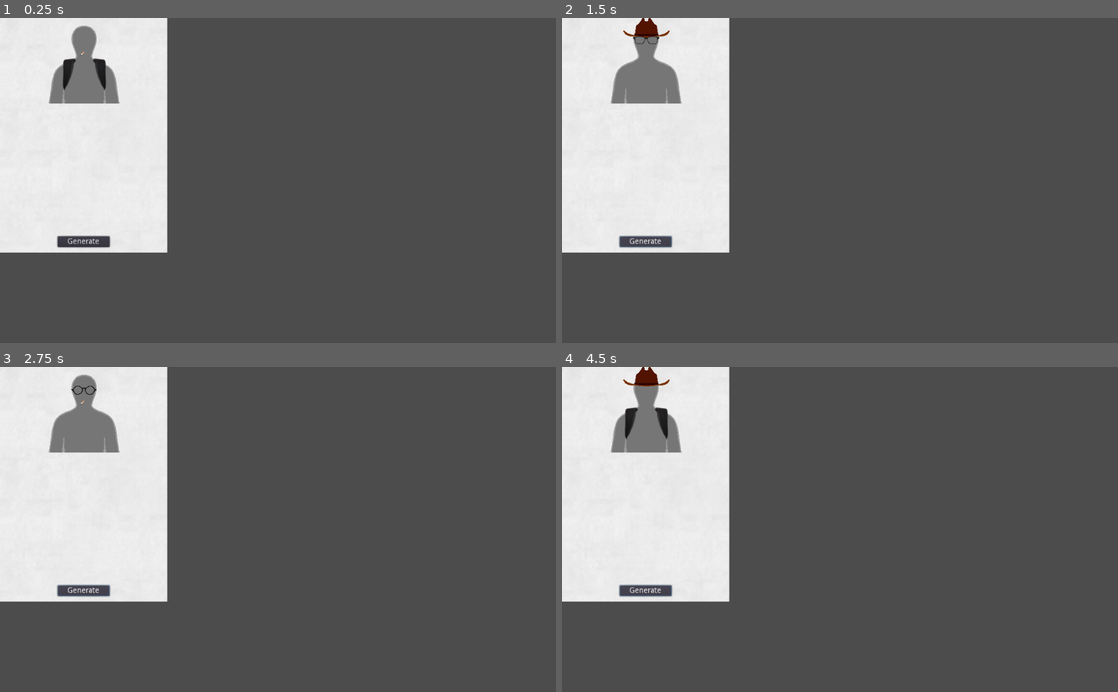
Above: before the commit, frames 1-4 (two rows, left to right).
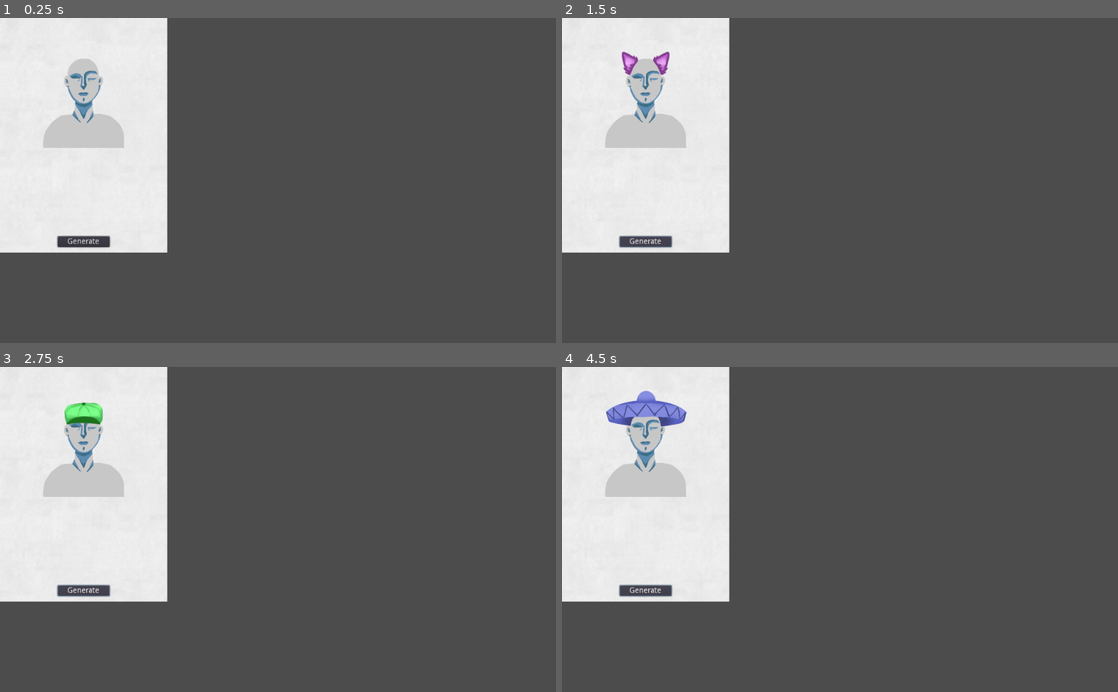
Above: after the commit, the same moments.

Repository: MichaelRRyan/GGJ2021-Rumours
Game: Godot game, scene res://Scenes/Card.tscn
The game is run twice, just before and just after one commit, with the same random seed, the same clock (stepped at 60 frames per second) and the same inputs.
Inputs:
- Up to frame 1 (0.25 s): no input
- Up to frame 2 (1.5 s): click "Generate" at 0.5 s; click "Generate" at 1.25 s
- Up to frame 3 (2.75 s): click "Generate" at 2 s
- Up to frame 4 (4.5 s): tap Enter at 2.75, 4.25 s; tap Space at 3.5 s

The runs differ from the first frame. In frame 1, 3.3% of the frame differs, in the area x 7-23%, y 2-40%; in frame 2, 3.5%; in frame 3, 3.4%; in frame 4, 3.8%, in the area x 7-23%, y 0-40%.

Commit message:
Expanded the names & Added new hat icons + base

Diff:
--- a/Scenes/Card.tscn
+++ b/Scenes/Card.tscn
@@ -3,7 +3,7 @@
 [ext_resource path="res://assets/fonts/Valera.ttf" type="DynamicFontData" id=1]
 [ext_resource path="res://assets/images/paper.png" type="Texture" id=2]
 [ext_resource path="res://scripts/GenerateCharacter.gd" type="Script" id=3]
-[ext_resource path="res://assets/images/playericons/outline.png" type="Texture" id=4]
+[ext_resource path="res://assets/images/newPlayerIcons/Base.png" type="Texture" id=4]
 
 [sub_resource type="DynamicFont" id=1]
 size = 26
@@ -26,9 +26,9 @@
 [node name="TextureRect" type="TextureRect" parent="."]
 anchor_left = 0.5
 anchor_right = 0.5
-margin_left = -79.0
-margin_right = 79.0
-margin_bottom = 158.0
+margin_left = -100.0
+margin_right = 100.0
+margin_bottom = 240.0
 texture = ExtResource( 4 )
 stretch_mode = 5
 __meta__ = {
@@ -54,10 +54,14 @@
 [node name="feature1" type="TextureRect" parent="TextureRect"]
 anchor_right = 1.0
 anchor_bottom = 1.0
+margin_bottom = -1.52588e-05
 
 [node name="feature2" type="TextureRect" parent="TextureRect"]
 anchor_right = 1.0
 anchor_bottom = 1.0
+__meta__ = {
+"_edit_use_anchors_": false
+}
 
 [node name="VBoxContainer" type="VBoxContainer" parent="."]
 anchor_left = 0.5
@@ -65,9 +69,9 @@
 anchor_right = 0.5
 anchor_bottom = 1.0
 margin_left = -130.0
-margin_top = -230.0
+margin_top = -157.0
 margin_right = 130.0
-margin_bottom = -15.0
+margin_bottom = -9.0
 __meta__ = {
 "_edit_use_anchors_": false
 }
--- a/scripts/CharacterData.gd
+++ b/scripts/CharacterData.gd
@@ -35,7 +35,44 @@
 	"Aaron",
 	"Aria",
 	"Katie",
-	"Megan"
+	"Megan",
+	"Philip",
+	"Henry",
+	"Hank",
+	"Rob",
+	"Lee",
+	"Ted",
+	"Aidan",
+	"Fraser",
+	"Dexter",
+	"Nick",
+	"Steven",
+	"Mica",
+	"Zach",
+	"Conor",
+	"Eoin",
+	"Layton",
+	"Gerald",
+	"Lewis",
+	"Lez",
+	"Lola",
+	"Samantha",
+	"Fleur",
+	"Kaitlyn",
+	"Sophie",
+	"Maria",
+	"Mimi",
+	"Barbara",
+	"Isie",
+	"Gloria",
+	"Niamh",
+	"Tess",
+	"Naomi",
+	"Peter",
+	"Dylan",
+	"Willow",
+	"Bernadette"
+
 ]
 
 var last_names = [
@@ -48,5 +85,41 @@
 	"McCann",
 	"Petersen",
 	"Cameron",
-	"Morrison"
+	"Morrison",
+	"Carroll",
+	"Ferguson",
+	"Brando",
+	"Burton",
+	"Park",
+	"Williams",
+	"Kirkland",
+	"Carey",
+	"O'Connor",
+	"Saunders",
+	"Holt",
+	"Spencer",
+	"Johnson",
+	"Miller",
+	"Hamilton",
+	"Trump",
+	"Benally",
+	"Obama",
+	"Calvin",
+	"Kennedy",
+	"Anderson",
+	"Biden",
+	"Cole",
+	"Young",
+	"Hardy",
+	"Forrest",
+	"Howard",
+	"Joestar",
+	"Baker",
+	"Hutchinson",
+	"Cunningham",
+	"Barton",
+	"Byrne",
+	"Bolger",
+	"Power",
+	"Lowwe"
 ]
--- a/scripts/GenerateCharacter.gd
+++ b/scripts/GenerateCharacter.gd
@@ -17,56 +17,49 @@
 
 	#fully generates a character for said player
 func generateCharacter():
-	var feat1 = rng.randi_range(1, 5) #features for overlapping
-	var feat2 = rng.randi_range(1, 5)
+	var feat1 = rng.randi_range(0, 6) #features hat
+	var feat2 = rng.randi_range(0, 5) #features face
 	var alignment = rng.randi_range(1, 2) #1 is innocent and 2 is criminal, this should be divided by playercount
 	var roleTrait #trait determined whether a player is innocent or not
 	var roleTraitDesc #description for above role
 
 	#make sure features dont overlap (currently broken)
-	if feat1 == feat2:
-		if feat1 == 5:
-			feat1 -= 1
-		elif feat1 == 1:
-			feat1 += 1
-		else:
-			feat1 += 1
-	elif feat1 == 3 and feat2 == 4:
-			feat1 -= 1
-	elif feat1 == 4 and feat2 == 3:
-			feat1 += 1
 
-	var firstName = CharacterData.first_names[rng.randi_range(0, 9)]
-	var lastName = CharacterData.last_names[rng.randi_range(0, 9)]
+	var firstName = CharacterData.first_names[rng.randi_range(0, CharacterData.first_names.size() - 1)]
+	var lastName = CharacterData.last_names[rng.randi_range(0, CharacterData.last_names.size() - 1)]
 
 	#set the Name and Last name of the person
 	get_node("TextureRect/Name").text = firstName + " " + lastName
 		#decide feature 1
-	if feat1 == 1:
-		feat1 = load("res://assets/images/playericons/backpack.png")
+	if feat1 == 0:
+		feat1 = load("res://assets/images/newPlayerIcons/Hat_0.png")
+	elif feat1 == 1:
+		feat1 = load("res://assets/images/newPlayerIcons/Hat_1.png")
 	elif feat1 == 2:
-		feat1 = load("res://assets/images/playericons/cowboy.png")
+		feat1 = load("res://assets/images/newPlayerIcons/Hat_2.png")
 	elif feat1 == 3:
-		feat1 = load("res://assets/images/playericons/roundglasses.png")
+		feat1 = load("res://assets/images/newPlayerIcons/Hat_3.png")
 	elif feat1 == 4:
-		feat1 = load("res://assets/images/playericons/squareglasses.png")
+		feat1 = load("res://assets/images/newPlayerIcons/Hat_4.png")
+	elif feat1 == 5:
+		feat1 = load("res://assets/images/newPlayerIcons/Hat_5.png")
 	else:
-		feat1 = load("res://assets/images/playericons/smoking.png")
+		feat1 = null
 		#decide feature 2
-	if feat2 == 1:
-		feat2 = load("res://assets/images/playericons/backpack.png")
-	elif feat2 == 2:
-		feat2 = load("res://assets/images/playericons/cowboy.png")
-	elif feat2 == 3:
-		feat2 = load("res://assets/images/playericons/roundglasses.png")
-	elif feat2 == 4:
-		feat2 = load("res://assets/images/playericons/squareglasses.png")
-	else:
-		feat2 = load("res://assets/images/playericons/smoking.png")
+	#if feat2 == 1:
+	#	feat2 = load("res://assets/images/newPlayerIcons/backpack.png")
+	#elif feat2 == 2:
+	#	feat2 = load("res://assets/images/newPlayerIcons/cowboy.png")
+	#elif feat2 == 3:
+	#	feat2 = load("res://assets/images/newPlayerIcons/roundglasses.png")
+	#elif feat2 == 4:
+	#	feat2 = load("res://assets/images/newPlayerIcons/squareglasses.png")
+	#else:
+	#	feat2 = load("res://assets/images/newPlayerIcons/smoking.png")
 
 		#set the feature textures
 	get_node("TextureRect/feature1").texture = feat1
-	get_node("TextureRect/feature2").texture = feat2
+	#get_node("TextureRect/feature2").texture = feat2
 
 	#decide the alignment and the roleTrait
 	if alignment == 1:
Binary file added: assets/images/newPlayerIcons/Base.png
Not shown, added: assets/images/newPlayerIcons/Base.png.import
Binary file added: assets/images/newPlayerIcons/Hat_0.png
Not shown, added: assets/images/newPlayerIcons/Hat_0.png.import
Binary file added: assets/images/newPlayerIcons/Hat_1.png
Not shown, added: assets/images/newPlayerIcons/Hat_1.png.import
Binary file added: assets/images/newPlayerIcons/Hat_2.png
Not shown, added: assets/images/newPlayerIcons/Hat_2.png.import
Binary file added: assets/images/newPlayerIcons/Hat_3.png
Not shown, added: assets/images/newPlayerIcons/Hat_3.png.import
Binary file added: assets/images/newPlayerIcons/Hat_4.png
Not shown, added: assets/images/newPlayerIcons/Hat_4.png.import
(and 2 more such lines)
